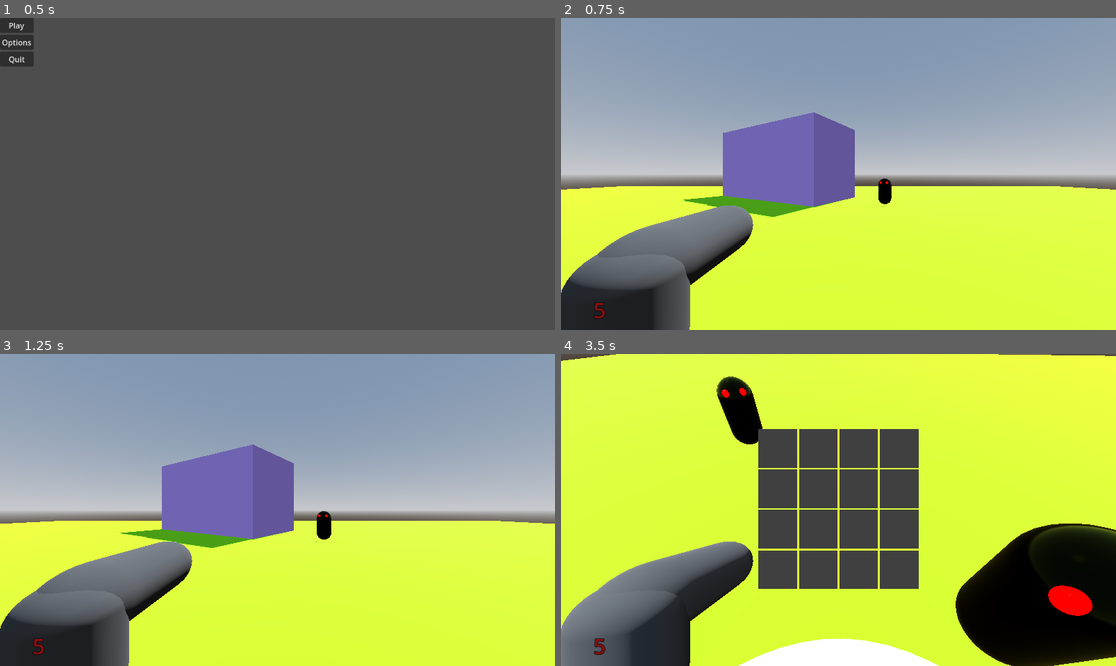
Above: before the commit, frames 1-4 (two rows, left to right).
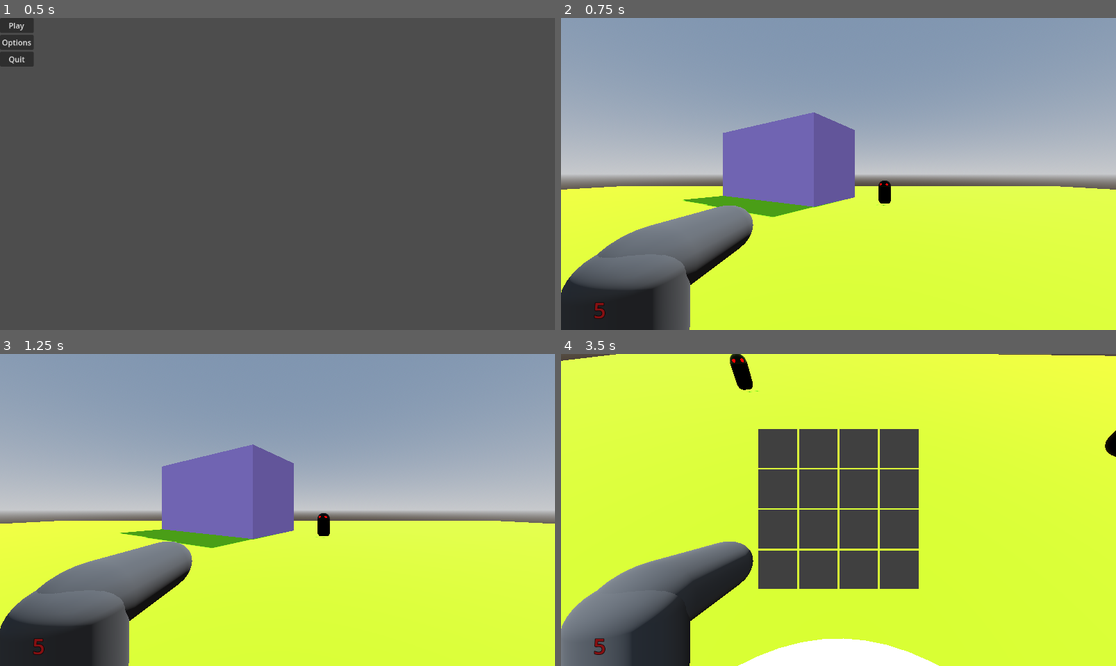
Above: after the commit, the same moments.

Repository: covmoore/potions_and_arsenals
Game: Godot game, scene res://scenes/MainMenu.tscn
The game is run twice, just before and just after one commit, with the same random seed, the same clock (stepped at 60 frames per second) and the same inputs.
Inputs (mouse positions are in pixels of both pictures, inside the frame that each line leads up to):
- Up to frame 1 (0.5 s): no input
- Up to frame 2 (0.75 s): click "Play" at 0.5 s
- Up to frame 3 (1.25 s): no input
- Up to frame 4 (3.5 s): tap Enter at 1.25 s; move the mouse to (866, 510) at 1.27 s; hold W (move_forward) 1.28-2.78 s; click (866, 510) at 1.35 s; tap Space (jump) at 1.52, 2.27 s; move the mouse to (810, 510) at 2.02 s; tap V at 2.1 s; click (810, 510) at 2.17 s; move the mouse to (777, 447) at 2.77 s; hold D (move_right) from 2.78 s (still down); click (777, 447) at 2.85 s

Frame 1 is identical in both runs. In frame 2, less than 0.1% of the frame differs, in the area x 56-60%, y 51-61%; in frame 3, less than 0.1%; in frame 4, 12%, in the area x 28-100%, y 0-100%.

Commit message:
peaceful mode

Diff:
--- a/UI/slot.gd
+++ b/UI/slot.gd
@@ -4,4 +4,4 @@
 func _on_gui_input(event):
 	if event is InputEventMouseButton:
 		if event.pressed and event.button_index == MOUSE_BUTTON_LEFT:
-			print("slot was clicked")
+			print(self.name + " was clicked")
--- a/model_scenes/enemy.gd
+++ b/model_scenes/enemy.gd
@@ -11,22 +11,24 @@
 
 @onready var nav_agent = $NavigationAgent3D
 @onready var collider = $CollisionShape3D
+@onready var world = $".."
 
 
 func _ready():
 	player = get_node(player_path)
 
 func _process(delta):
-	velocity = Vector3.ZERO
-	nav_agent.set_target_position(player.global_transform.origin)
-	var next_nav_point = nav_agent.get_next_path_position()
-	velocity = (next_nav_point - global_transform.origin).normalized() * SPEED
-	move_and_slide()
-	if _target_in_range():
-		var current_time = Time.get_ticks_msec()
-		if abs(current_time - last_attacked) > HIT_SPEED:
-			player.hit(1)
-			last_attacked = Time.get_ticks_msec()
+	if world.game_difficulty != world.DIFFICULTY.PEACEFUL:
+		velocity = Vector3.ZERO
+		nav_agent.set_target_position(player.global_transform.origin)
+		var next_nav_point = nav_agent.get_next_path_position()
+		velocity = (next_nav_point - global_transform.origin).normalized() * SPEED
+		move_and_slide()
+		if _target_in_range():
+			var current_time = Time.get_ticks_msec()
+			if abs(current_time - last_attacked) > HIT_SPEED:
+				player.hit(1)
+				last_attacked = Time.get_ticks_msec()
 
 func _target_in_range():
 	return global_position.distance_to(player.global_position) < ATTACK_RANGE
--- a/scenes/world.gd
+++ b/scenes/world.gd
@@ -1,9 +1,15 @@
 extends Node3D
 
-# Called when the node enters the scene tree for the first time.
+enum DIFFICULTY {
+	PEACEFUL,
+	NORMAL
+}
+
+var game_difficulty = DIFFICULTY.NORMAL
+
+
 func _ready():
-	pass # Replace with function body.
-
+	game_difficulty = DIFFICULTY.PEACEFUL
 
 # Called every frame. 'delta' is the elapsed time since the previous frame.
 func _process(delta):
